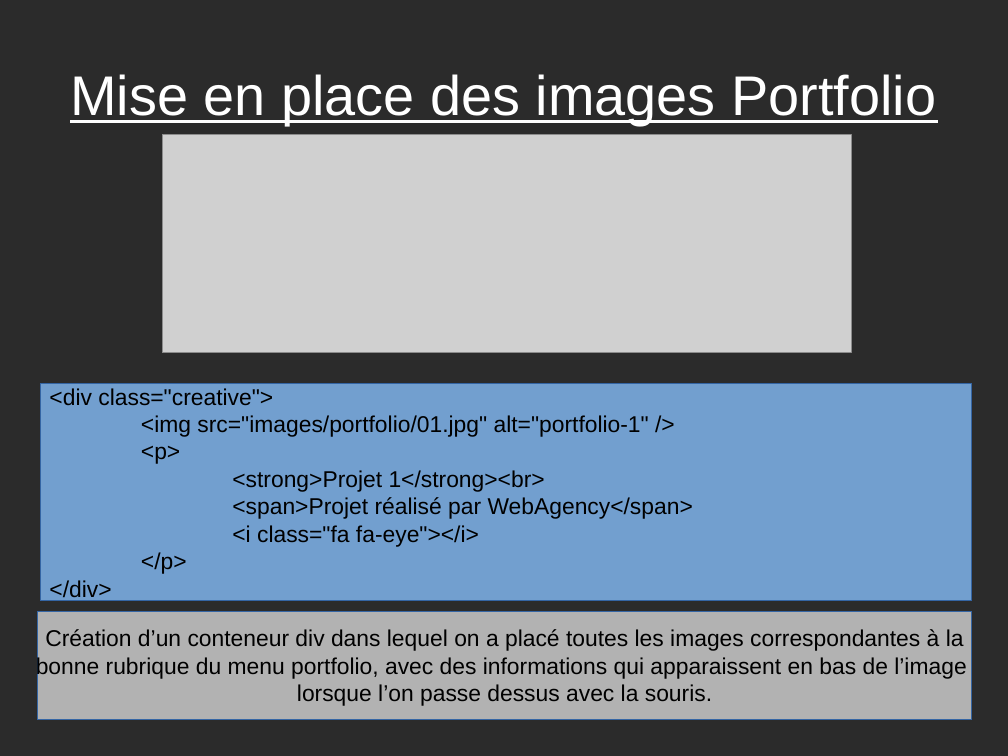
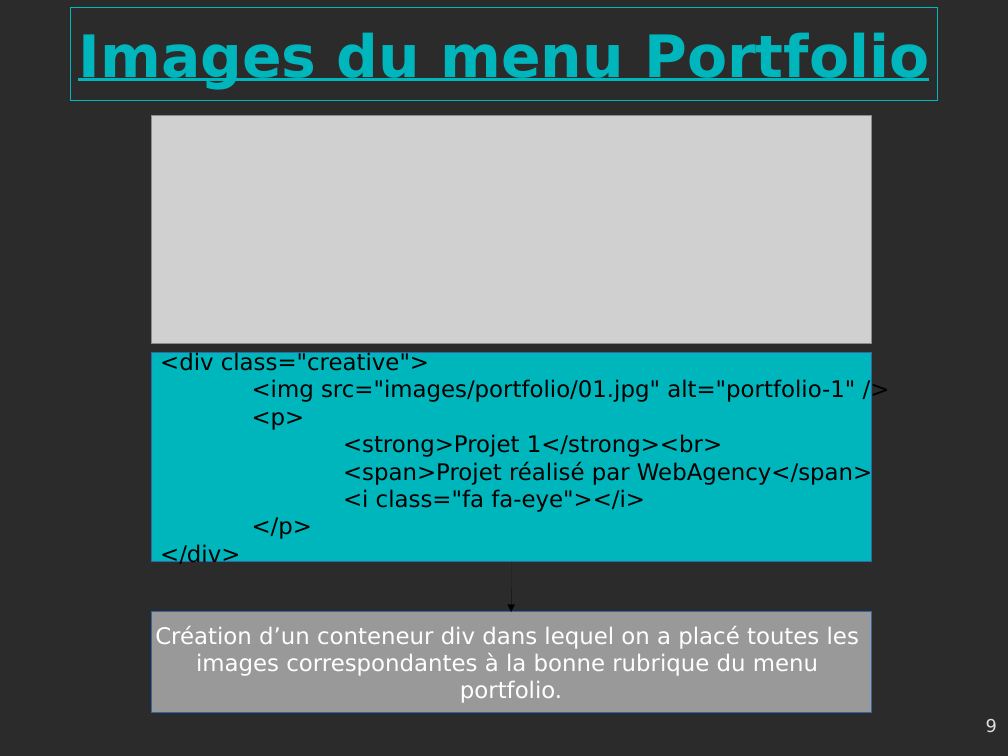
Before and after one commit to gambit13009/webagency, a slide deck: slide 9 of Webagency-presentation.odp (slide 8 before the commit). Drawn at 1008x756 pixels with LibreOffice and Linux fonts; fonts in the diff are those of the drawing; grey boxes stand for pictures; background and template pictures are left out; a plain dark background stands for a picture behind light text. Boxes give left, top, right and bottom in pixels: in the first picture for what was removed or moved away, otherwise in the second. Text is boxed around its words. In the diff, an @@ line names an element or a change of style, - is before the commit and + after.

```diff
--- a/Webagency-presentation.odp
+++ b/Webagency-presentation.odp
@@ title added at [70, 7, 938, 101], outline #00B6BD 0 pt, 46 pt, text #00B6BD, bold, underline @@
+Images du menu Portfolio
@@ title removed at [70, 74, 936, 125] @@
-Mise en place des images Portfolio
@@ picture: place and size @@
-picture at [163, 134, 852, 353]
+picture at [151, 115, 871, 344]
@@ rectangle "<div class="creative">": place and size @@
-rectangle "<div class="creative">" at [40, 383, 972, 601]
+rectangle "<div class="creative">" at [151, 353, 871, 562]
@@ rectangle "<div class="creative">" at [151, 353, 871, 562]: font Arial to DejaVu Sans; fill #729FCF to #00B6BD @@
@@ arrow added from (511, 562) to (511, 612), #000000 0 pt @@
@@ rectangle "Création d’un conteneur div dans ...": place and size @@
-rectangle "Création d’un conteneur div dans ..." at [38, 611, 972, 719]
+rectangle "Création d’un conteneur div dans ..." at [151, 612, 871, 713]
@@ rectangle "Création d’un conteneur div dans ..." at [151, 612, 871, 713]: fill #B2B2B2 to #999999 @@
@@ text in rectangle at [155, 626, 859, 703]: text changed; font Arial to DejaVu Sans; text colour #000000 to #FFFFFF @@
-Création d’un conteneur div dans lequel on a placé toutes les images correspondantes à la
-bonne rubrique du menu portfolio, avec des informations qui apparaissent en bas de l’image
-lorsque l’on passe dessus avec la souris.
+Création d’un conteneur div dans lequel on a placé toutes les
+images correspondantes à la bonne rubrique du menu
+portfolio.
@@ page number added at [986, 719, 997, 732], 14 pt, text #DDDDDD @@
+9
```
Also in this commit, not shown: 9 other slides changed, 1 slide added, 5 other files.
